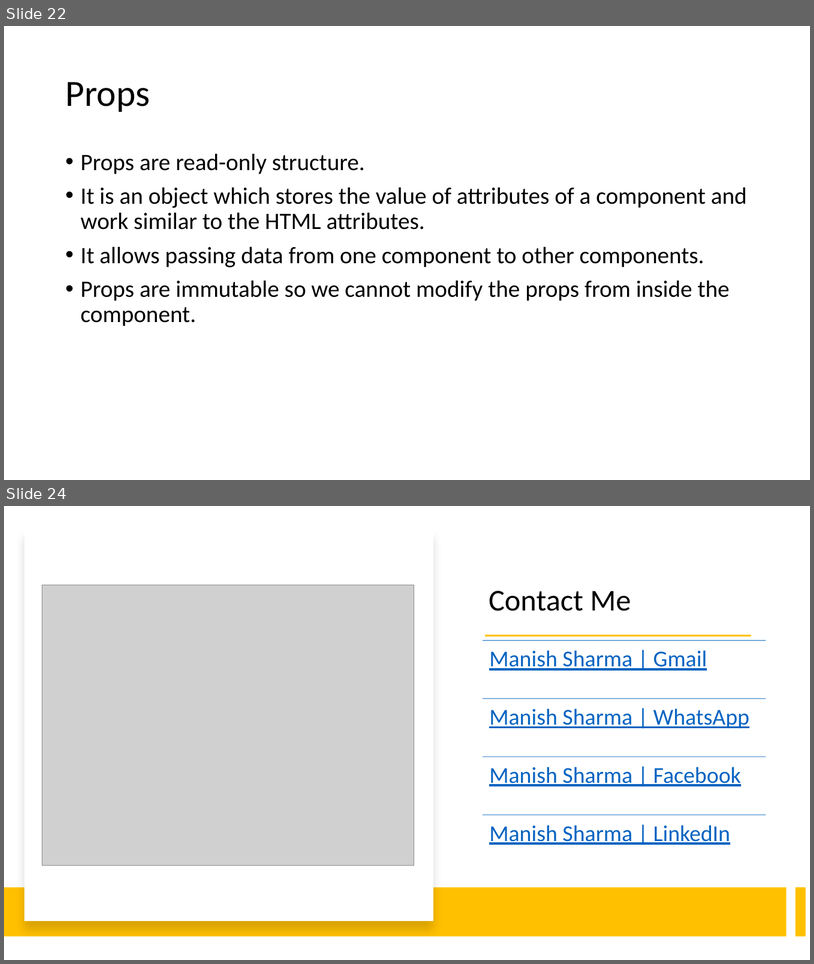
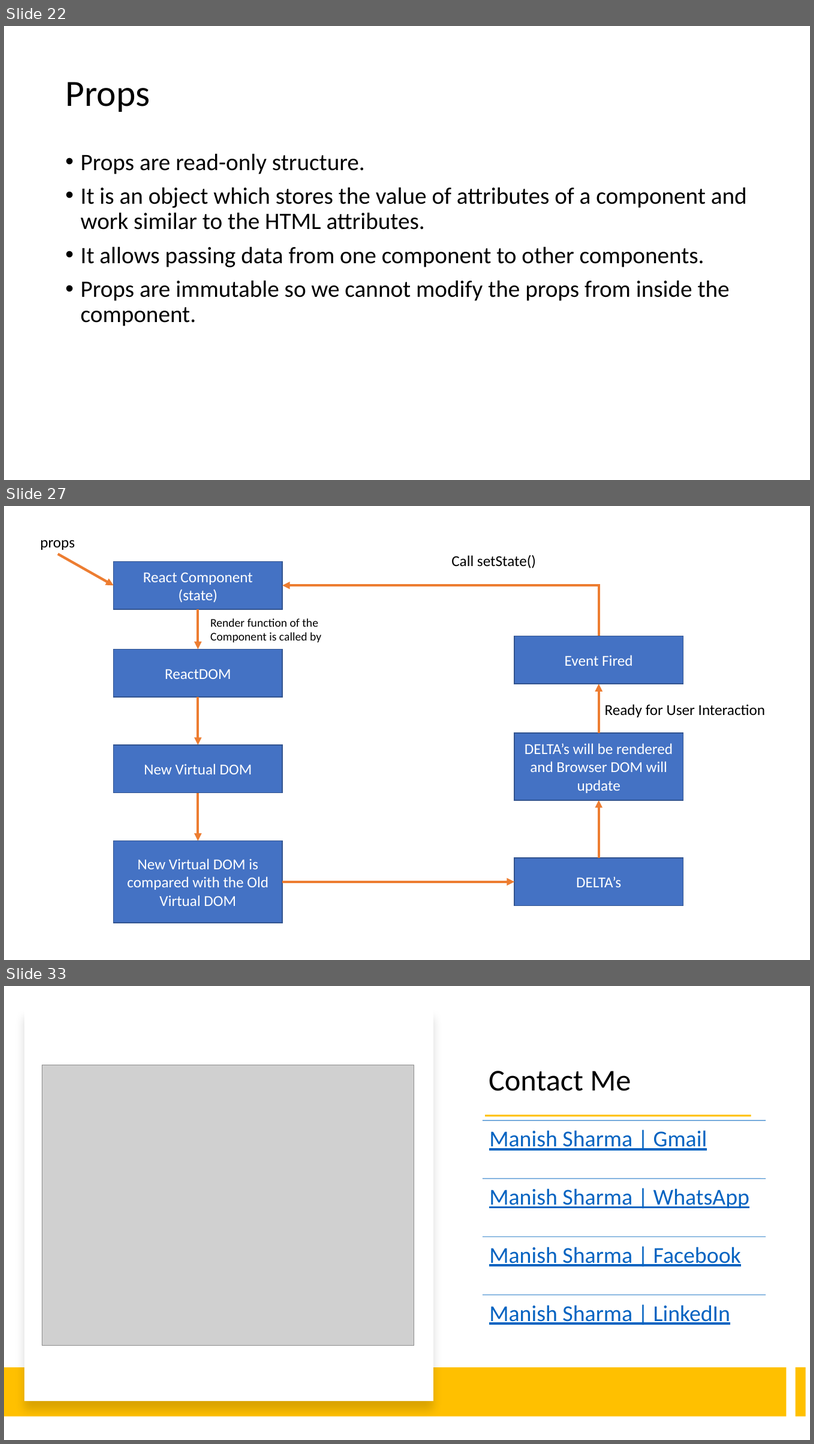
Before and after one commit to rath321/react-training-aug, a slide deck: Notes/React.pptx. Shown one above the other, each under a label of ours: slides 22 and 24 before the commit, slides 22, 27 and 33 after it; the slides between them are not shown. The pictures are 814x964 and 814x1444 pixels, drawn with LibreOffice and Linux fonts; fonts in the diff are those of the drawing; grey boxes stand for pictures. Boxes give left, top, right and bottom in pixels: in the first picture for what was removed or moved away, otherwise in the second. Text is boxed around its words. In the diff, an @@ line names an element or a change of style, - is before the commit and + after.

```diff
--- a/Notes/React.pptx
+++ b/Notes/React.pptx
@@ slide 27 added at bbox=[4, 506, 810, 960], background #FFFFFF @@
@@ text added at bbox=[40, 540, 75, 550], 18 pt, text #000000 @@
+props
@@ arrow added from (58, 554) to (113, 585), #ED7D31 3 pt @@
@@ text added at bbox=[452, 555, 536, 568], 18 pt, text #000000 @@
+Call setState()
@@ rectangle added at bbox=[113, 562, 282, 609], fill #4472C4, outline #325491 1 pt, 18 pt, text #FFFFFF @@
+React Component
+(state)
@@ elbow arrow added from (599, 636) to (282, 585), #ED7D31 3 pt @@
@@ arrow added from (198, 609) to (198, 649), #ED7D31 3 pt @@
@@ text added at bbox=[210, 618, 321, 642], 14 pt, text #000000 @@
+Render function of the
+Component is called by
@@ rectangle added at bbox=[113, 649, 282, 697], fill #4472C4, outline #325491 1 pt, 18 pt, text #FFFFFF @@
+ReactDOM
@@ rectangle added at bbox=[515, 636, 683, 684], fill #4472C4, outline #325491 1 pt, 18 pt, text #FFFFFF @@
+Event Fired
@@ arrow added from (599, 733) to (599, 684), #ED7D31 3 pt @@
@@ arrow added from (198, 697) to (198, 745), #ED7D31 3 pt @@
@@ text added at bbox=[605, 704, 766, 717], 18 pt, text #000000 @@
+Ready for User Interaction
@@ rectangle added at bbox=[515, 733, 683, 800], fill #4472C4, outline #325491 1 pt, 18 pt, text #FFFFFF @@
+DELTA’s will be rendered and Browser DOM will update
@@ rectangle added at bbox=[113, 745, 282, 793], fill #4472C4, outline #325491 1 pt, 18 pt, text #FFFFFF @@
+New Virtual DOM
@@ arrow added from (198, 793) to (198, 841), #ED7D31 3 pt @@
@@ arrow added from (599, 858) to (599, 800), #ED7D31 3 pt @@
@@ rectangle added at bbox=[113, 841, 282, 922], fill #4472C4, outline #325491 1 pt, 18 pt, text #FFFFFF @@
+New Virtual DOM is compared with the Old Virtual DOM
@@ rectangle added at bbox=[515, 858, 683, 905], fill #4472C4, outline #325491 1 pt, 18 pt, text #FFFFFF @@
+DELTA’s
@@ arrow added from (282, 882) to (515, 882), #ED7D31 3 pt @@
@@ what was slide 24 is now slide 33 @@
```
Also in this commit, not shown: 8 other slides added, 20 other files.
